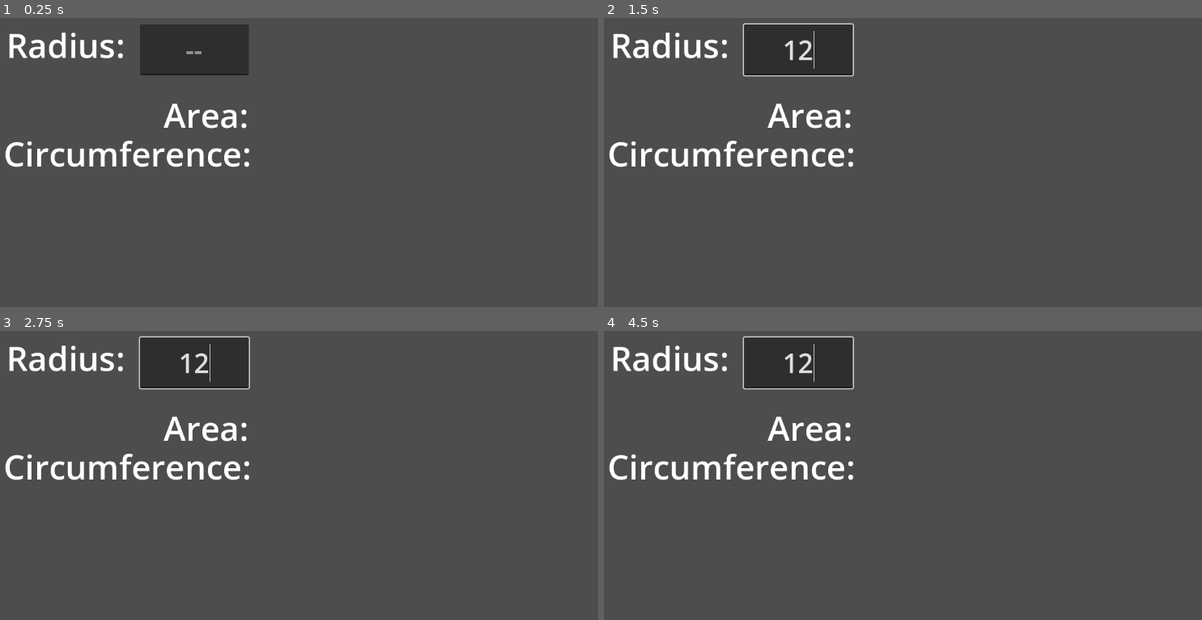
Above: before the commit, frames 1-4 (two rows, left to right).
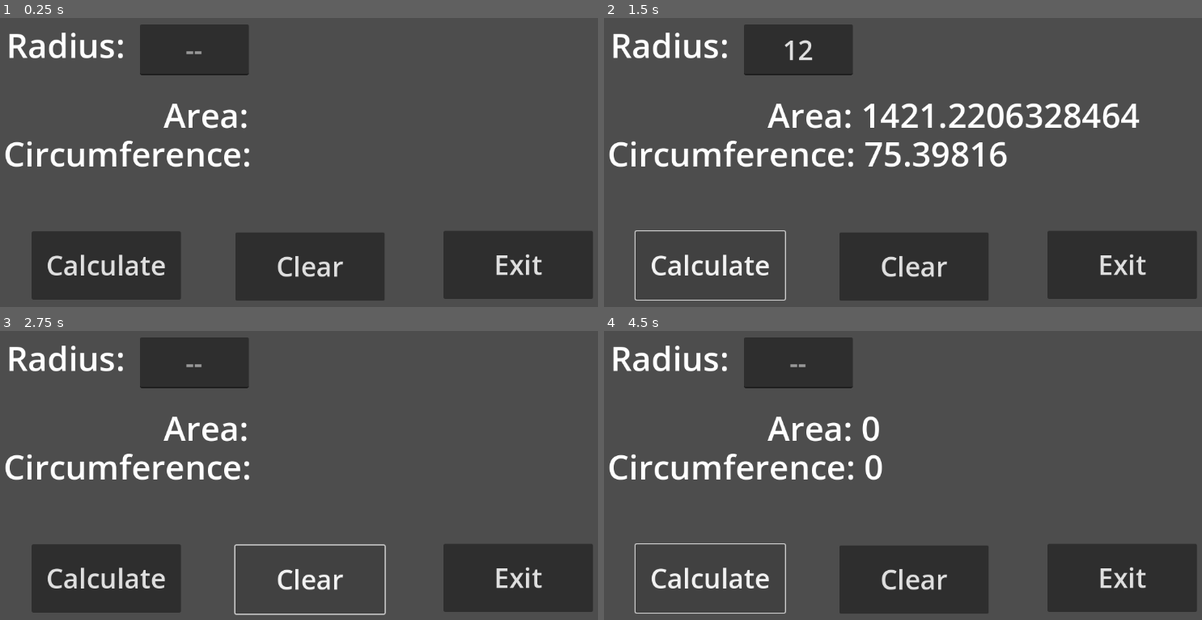
Above: after the commit, the same moments.

Repository: janssen-r/game-design-1
Game: Godot game, scene res://LangDocs/prog_54c.tscn
Same seed, same stepped clock (60 frames per second), same inputs: the game is played once before the commit and once after it. The project has no main scene, so this scene is started directly.
Inputs (mouse positions are in pixels of both pictures, inside the frame that each line leads up to):
- Up to frame 1 (0.25 s): no input
- Up to frame 2 (1.5 s): click (801, 49) at 0.52 s; type "12" at 0.6 s; click (711, 266) at 1.25 s, where only the run after the commit has a clickable "Calculate"
- Up to frame 3 (2.75 s): click (310, 579) at 2 s, where only the run after the commit has a clickable "Clear"
- Up to frame 4 (4.5 s): click (711, 579) at 2.75 s, where only the run after the commit has a clickable "Calculate"; click (914, 579) at 3.5 s, where only the run after the commit has a clickable "Clear"; click (711, 579) at 4.25 s, where only the run after the commit has a clickable "Calculate"

The runs differ from the first frame. In frame 1, 17% of the frame differs, in the area x 5-100%, y 73-98%; in frame 2, 15%; in frame 3, 13%; in frame 4, 13%.

Commit message:
Update 9/9

Diff:
--- a/LangDocs/prog_54c.gd
+++ b/LangDocs/prog_54c.gd
@@ -1 +1,18 @@
 extends Control
+
+func _on_btn_calc_pressed() -> void:
+	const pi = float(3.14159)
+	var rad = float($txtRad.text)
+	var circum = float(2 * pi * rad)
+	var area = float((pi * rad)**2)
+	$lblArea.text = "Area: " + str(area)
+	$lblCirc.text = "Circumference: " + str(circum)
+
+func _on_btn_clear_pressed() -> void:
+	$lblArea.text = "Area: "
+	$lblCirc.text = "Circumference: "
+	$txtRad.text = ""
+
+
+func _on_btn_exit_pressed() -> void:
+	get_tree().quit()
--- a/LangDocs/prog_54c.tscn
+++ b/LangDocs/prog_54c.tscn
@@ -55,3 +55,34 @@
 text = "Circumference:"
 label_settings = SubResource("LabelSettings_5h7xd")
 vertical_alignment = 1
+
+[node name="btnCalc" type="Button" parent="."]
+layout_mode = 0
+offset_left = 65.0
+offset_top = 494.0
+offset_right = 331.0
+offset_bottom = 616.0
+theme = ExtResource("1_304lu")
+text = "Calculate"
+
+[node name="btnClear" type="Button" parent="."]
+layout_mode = 0
+offset_left = 428.0
+offset_top = 496.0
+offset_right = 694.0
+offset_bottom = 618.0
+theme = ExtResource("1_304lu")
+text = "Clear"
+
+[node name="btnExit" type="Button" parent="."]
+layout_mode = 0
+offset_left = 799.0
+offset_top = 493.0
+offset_right = 1065.0
+offset_bottom = 615.0
+theme = ExtResource("1_304lu")
+text = "Exit"
+
+[connection signal="pressed" from="btnCalc" to="." method="_on_btn_calc_pressed"]
+[connection signal="pressed" from="btnClear" to="." method="_on_btn_clear_pressed"]
+[connection signal="pressed" from="btnExit" to="." method="_on_btn_exit_pressed"]
--- a/LangDocs/prog_82a.gd
+++ b/LangDocs/prog_82a.gd
@@ -9,7 +9,9 @@
 
 
 func _on_btn_clear_pressed() -> void:
-	$lblFine.text = "$"
+	$lblTotal.text = "$"
+	$txtLimit.text = ""
+	$txtSpeed.text = ""
 
 func _on_btn_exit_pressed() -> void:
 	get_tree().quit()
